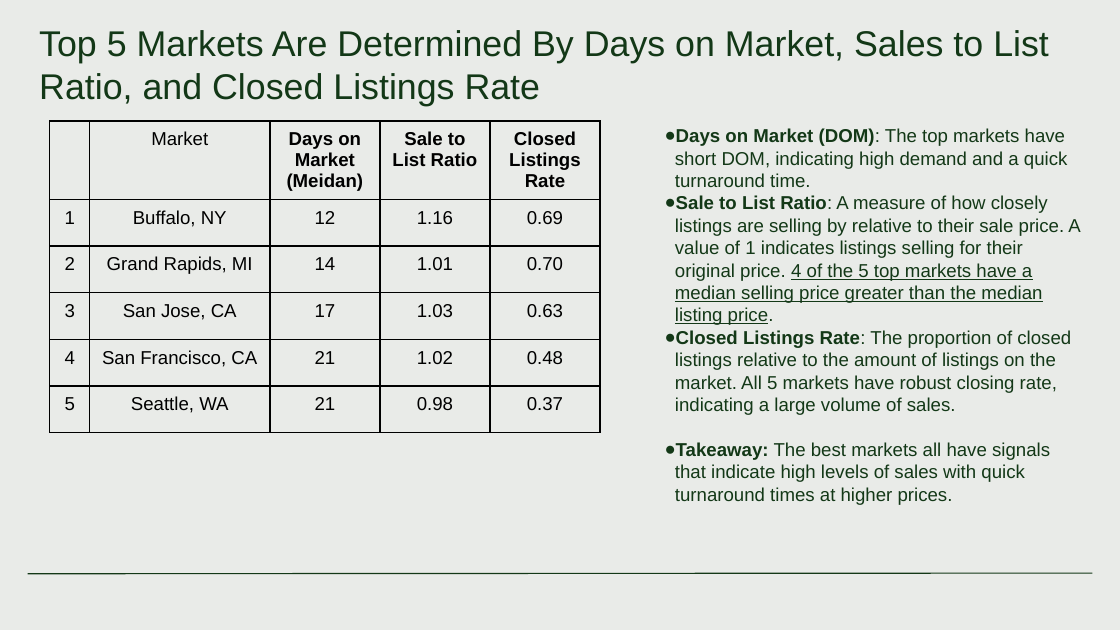
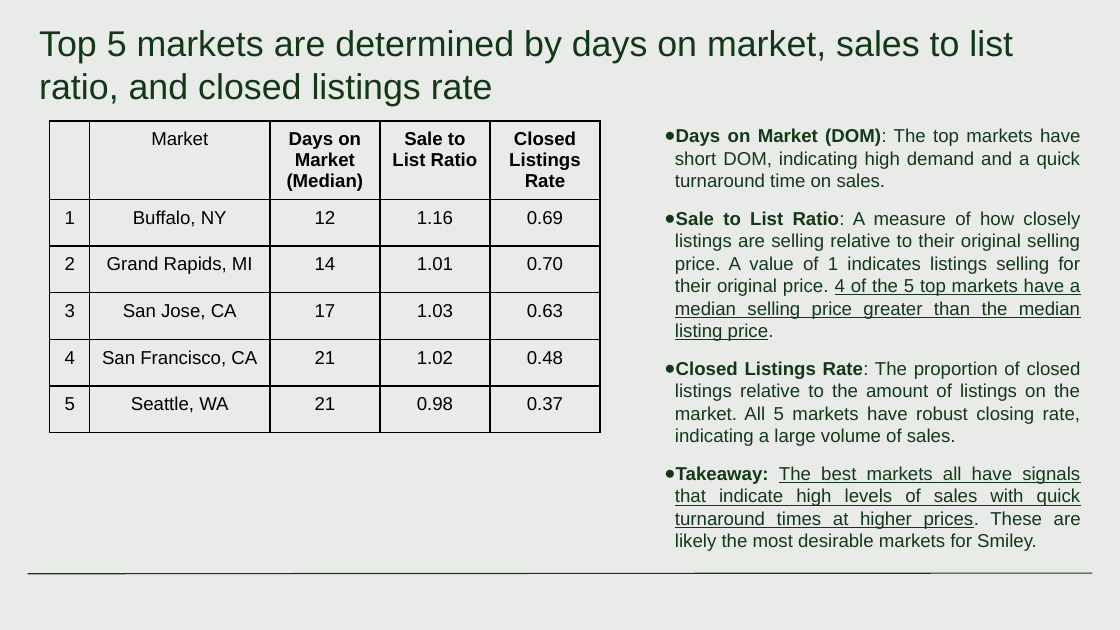
Before and after one commit to Magister774/Clever-Assessment, a slide deck: slide 3 of Smiley Real Estate - Sales Performance Analysis.pptx. Drawn at 1120x630 pixels with LibreOffice and Linux fonts; fonts in the diff are those of the drawing. Boxes give left, top, right and bottom in pixels: in the first picture for what was removed or moved away, otherwise in the second. Text is boxed around its words. In the diff, an @@ line names an element or a change of style, - is before the commit and + after.

```diff
--- a/Smiley Real Estate - Sales Performance Analysis.pptx
+++ b/Smiley Real Estate - Sales Performance Analysis.pptx
@@ title at <box>39,30,1013,106</box>: text changed @@
-Top 5 Markets Are Determined By Days on Market, Sales to List Ratio, and Closed Listings Rate
+Top 5 markets are determined by days on market, sales to list ratio, and closed listings rate
@@ table at <box>49,121,599,488</box> @@
-row 1, column 3: Days on Market (Meidan)
+row 1, column 3: Days on Market (Median)
@@ text at <box>675,128,1080,341</box>: text changed @@
-● Days on Market (DOM): The top markets have short DOM, indicating high demand and a quick turnaround time.
-● Sale to List Ratio: A measure of how closely listings are selling by relative to their sale price. A value of 1 indicates listings selling for their original price. 4 of the 5 top markets have a median selling price greater than the median listing price.
+● Days on Market (DOM): The top markets have short DOM, indicating high demand and a quick turnaround time on sales.
+● Sale to List Ratio: A measure of how closely listings are selling relative to their original selling price. A value of 1 indicates listings selling for their original price. 4 of the 5 top markets have a median selling price greater than the median listing price.
@@ text at <box>675,361,1081,446</box>: alignment left to justified; more space between paragraphs @@
@@ text at <box>675,466,1081,551</box>: text changed @@
-● Takeaway: The best markets all have signals that indicate high levels of sales with quick turnaround times at higher prices.
+● Takeaway: The best markets all have signals that indicate high levels of sales with quick turnaround times at higher prices. These are likely the most desirable markets for Smiley.
```
Also in this commit, not shown: 4 other slides changed, 15 slides added.
